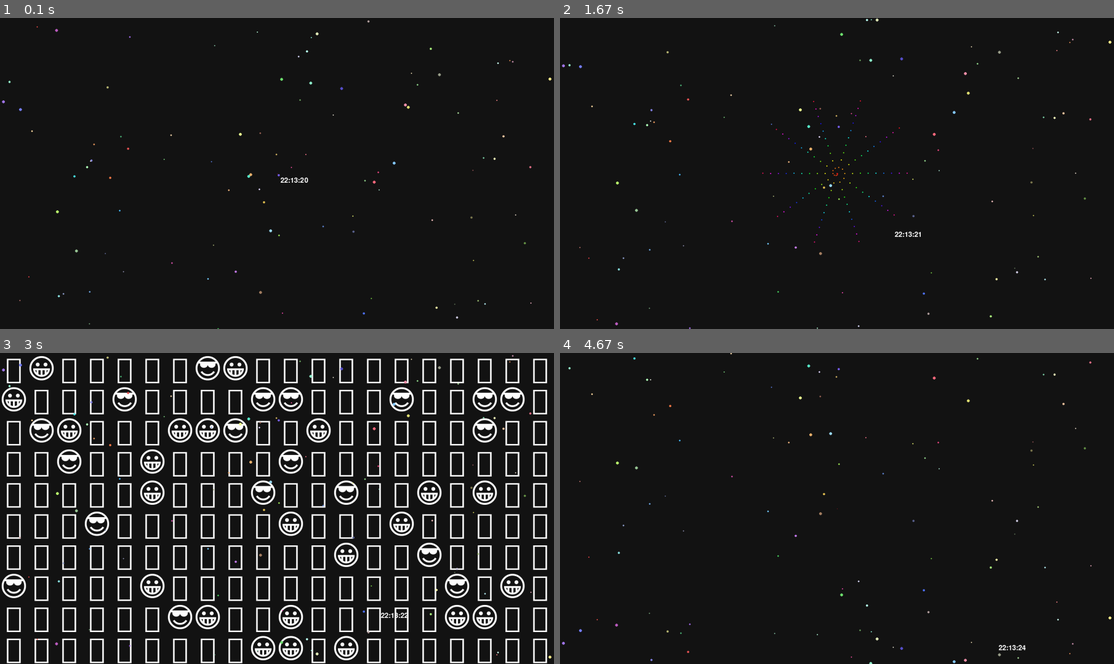
Above: before the commit, frames 1-4 (two rows, left to right).
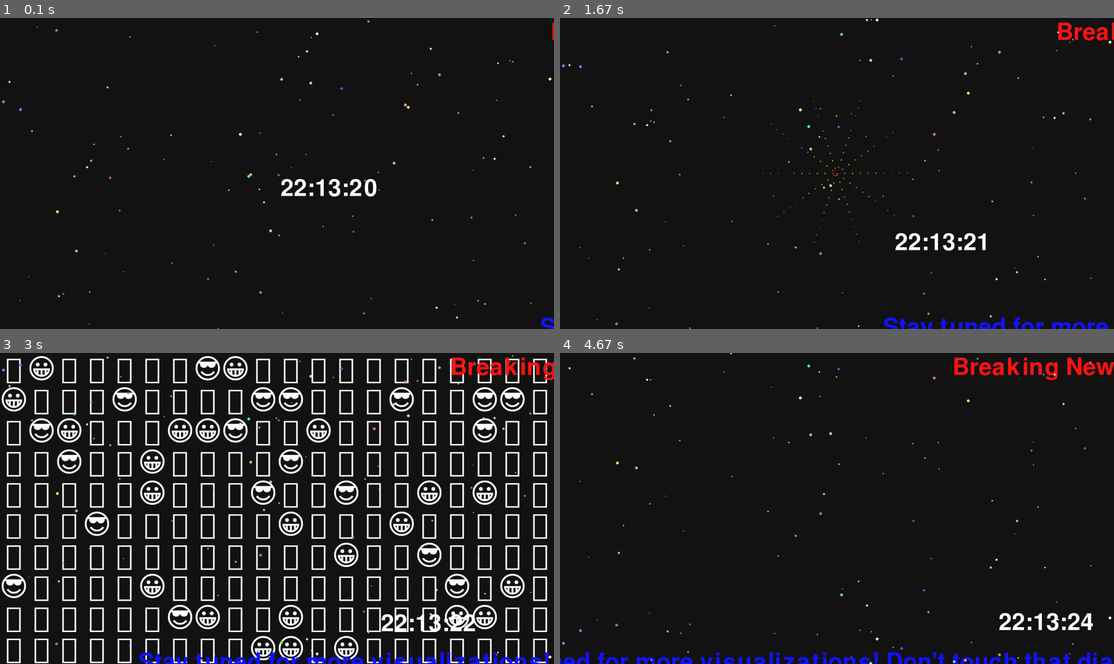
Above: after the commit, the same moments.

Repository: harperreed/mic-visualizations-py
Game: pygame game, started from main.py
Same seed, same stepped clock (60 frames per second), same inputs: the game is played once before the commit and once after it.
Inputs:
- Up to frame 1 (0.1 s): no input
- Up to frame 2 (1.67 s): tap Space at 0.33, 0.73, 1.03, 1.23, 1.57 s
- Up to frame 3 (3 s): tap Space at 1.87, 2.07, 2.37, 2.97 s
- Up to frame 4 (4.67 s): tap Space at 3.27, 3.4, 3.8, 4.1, 4.47 s

The runs differ from the first frame. In frame 1, 0.6% of the frame differs, in the area x 50-100%, y 1-100%; in frame 2, 1.3%; in frame 3, 2.0%; in frame 4, 2.7%, in the area x 0-100%, y 1-100%.

Commit message:
dded scrollers

Diff:
--- a/core/visualization_manager.py
+++ b/core/visualization_manager.py
@@ -2,12 +2,16 @@
 import os
 import pygame
 from config import MODE_SWITCH_TIME
+from ui.top_scroller import TopScroller
+from ui.bottom_scroller import BottomScroller
 
 class VisualizationManager:
     def __init__(self):
         self.visualizations = self.load_visualizations()
         self.current_index = 0
         self.last_switch_time = pygame.time.get_ticks()
+        self.top_scroller = None
+        self.bottom_scroller = None
 
     def load_visualizations(self):
         visualizations = {}
@@ -30,5 +34,17 @@
         self.current_index = (self.current_index + 1) % len(self.visualizations)
 
     def draw(self, screen, fft_data):
+        # Draw the main visualization
         current_vis = list(self.visualizations.values())[self.current_index]
         current_vis(screen, fft_data, screen.get_width(), screen.get_height())
+
+        # Initialize and draw the top and bottom scrollers
+        if self.top_scroller is None:
+            self.top_scroller = TopScroller(screen.get_width(), screen.get_height(), "Breaking News: Music is awesome! More at 11.")
+        if self.bottom_scroller is None:
+            self.bottom_scroller = BottomScroller(screen.get_width(), screen.get_height(), "Stay tuned for more visualizations! Don't touch that dial!")
+
+        self.top_scroller.update(fft_data)
+        self.bottom_scroller.update(fft_data)
+        self.top_scroller.draw(screen)
+        self.bottom_scroller.draw(screen)
--- /dev/null
+++ b/ui/bottom_scroller.py
@@ -0,0 +1,31 @@
+import pygame
+
+class BottomScroller:
+    def __init__(self, width, height, text, speed=8):
+        self.width = width
+        self.height = height
+        self.text = text
+        self.speed = speed
+
+        self.font = pygame.font.Font(None, 120)
+        self.text_surface = self.font.render(self.text, True, (255, 255, 255))
+        self.text_rect = self.text_surface.get_rect()
+        self.text_rect.y = self.height - 46  # Position at the bottom
+        self.text_rect.x = self.width
+
+    def update(self, fft_data):
+        # Move the text to the left
+        self.text_rect.x -= self.speed
+
+        # If the text has scrolled off the screen, reset its position
+        if self.text_rect.right < 0:
+            self.text_rect.x = self.width
+
+        # Optional: Change color based on audio data
+        if len(fft_data) > 0:
+            intensity = int(max(fft_data) * 255)
+            color = (intensity, intensity, 255)  # Blue to white
+            self.text_surface = self.font.render(self.text, True, color)
+
+    def draw(self, screen):
+        screen.blit(self.text_surface, self.text_rect)
--- a/ui/bouncing_clock.py
+++ b/ui/bouncing_clock.py
@@ -4,7 +4,7 @@
 
 class BouncingClock:
     def __init__(self):
-        self.font = pygame.font.Font(None, 36)
+        self.font = pygame.font.Font(None, 120)
         self.color = config.CLOCK_COLOR
         self.x = config.WIDTH // 2
         self.y = config.HEIGHT // 2
--- /dev/null
+++ b/ui/top_scroller.py
@@ -0,0 +1,30 @@
+import pygame
+
+class TopScroller:
+    def __init__(self, width, height, text, speed=2):
+        self.width = width
+        self.height = height
+        self.text = text
+        self.speed = speed
+        self.font = pygame.font.Font(None, 120)
+        self.text_surface = self.font.render(self.text, True, (255, 255, 255))
+        self.text_rect = self.text_surface.get_rect()
+        self.text_rect.y = 10  # Position at the top
+        self.text_rect.x = self.width
+
+    def update(self, fft_data):
+        # Move the text to the left
+        self.text_rect.x -= self.speed
+
+        # If the text has scrolled off the screen, reset its position
+        if self.text_rect.right < 0:
+            self.text_rect.x = self.width
+
+        # Optional: Change color based on audio data
+        if len(fft_data) > 0:
+            intensity = int(max(fft_data) * 255)
+            color = (255, intensity, intensity)  # Red to white
+            self.text_surface = self.font.render(self.text, True, color)
+
+    def draw(self, screen):
+        screen.blit(self.text_surface, self.text_rect)
